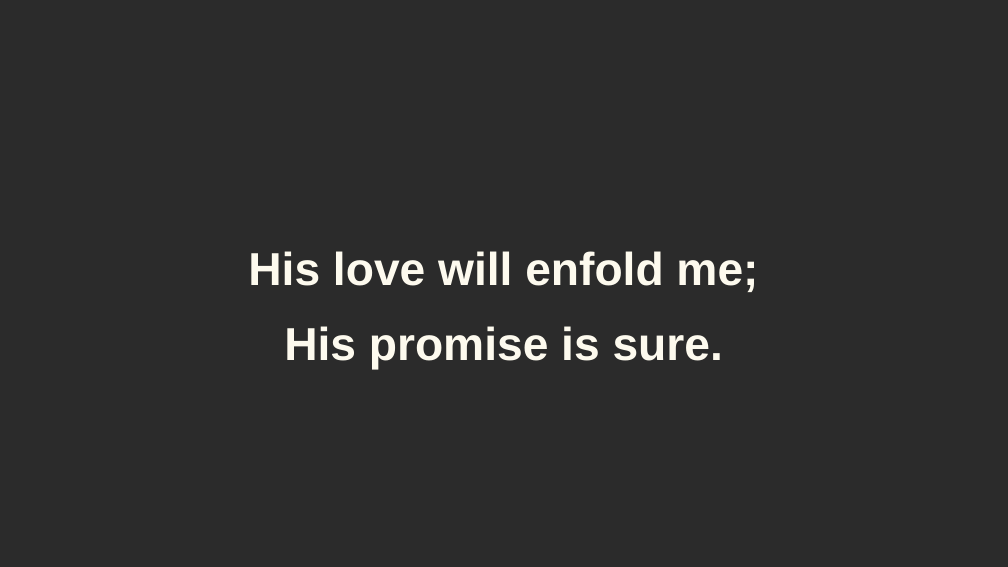
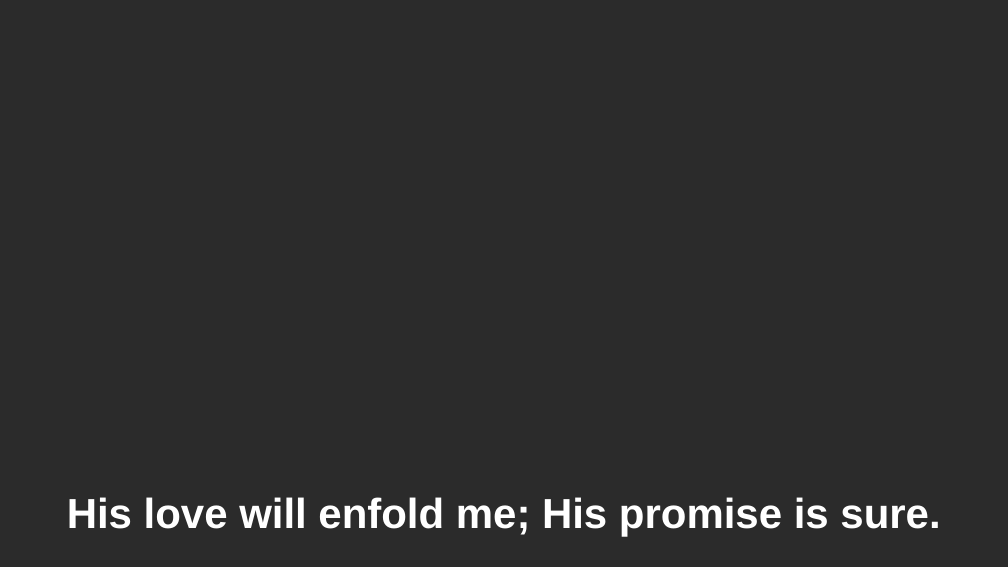
Before and after one commit to cutler2/primary-music-ai-slideshows, a slide deck: slide 13 of songs/close-as-a-quiet-prayer/slideshow.pptx. Drawn at 1008x567 pixels with LibreOffice and Linux fonts; fonts in the diff are those of the drawing; background and template pictures are left out; a plain dark background stands for a picture behind light text. Boxes give left, top, right and bottom in pixels: in the first picture for what was removed or moved away, otherwise in the second. Text is boxed around its words. In the diff, an @@ line names an element or a change of style, - is before the commit and + after.

```diff
--- a/songs/close-as-a-quiet-prayer/slideshow.pptx
+++ b/songs/close-as-a-quiet-prayer/slideshow.pptx
@@ text "His love will enfold me; ..." at <box>67,497,940,536</box>: vertical alignment middle to bottom @@
@@ text at <box>67,497,940,536</box>: text changed; size 44 to 40 pt; text colour #FDFAEE to #FFFFFF @@
-His love will enfold me;
-His promise is sure.
+His love will enfold me; His promise is sure.
```
Also in this commit, not shown: 13 other slides changed, 16 other files.
